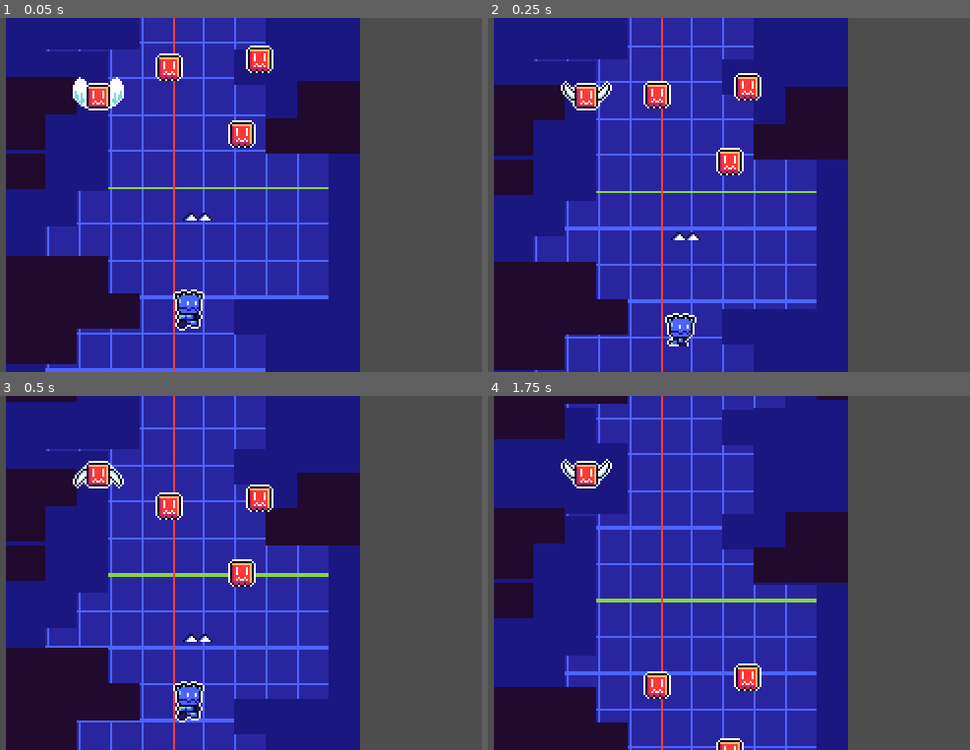
Above: before the commit, frames 1-4 (two rows, left to right).
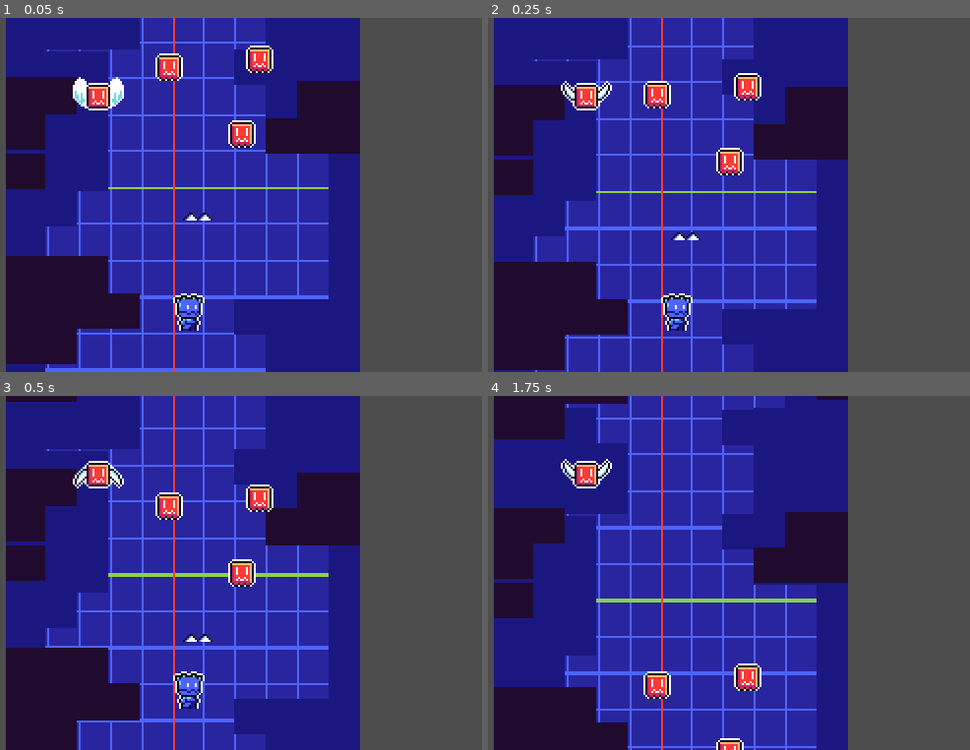
Above: after the commit, the same moments.

Repository: NicolasPetruci/TCC-Faculdade
Game: Godot game, scene res://Scenes/main.tscn
The game is run twice, just before and just after one commit, with the same random seed, the same clock (stepped at 60 frames per second) and the same inputs.
Inputs:
- Up to frame 1 (0.05 s): no input
- Up to frame 2 (0.25 s): no input
- Up to frame 3 (0.5 s): no input
- Up to frame 4 (1.75 s): tap Enter (Esquerda, bound only before the commit) at 0.5 s; hold D (Direita) from 0.53 s (still down); tap Space (Jump, bound only before the commit) at 0.6, 0.77, 1.07, 1.35, 1.52 s

The runs differ from the first frame. In frame 1, 0.5% of the frame differs, in the area x 35-43%, y 76-89%; in frame 2, 0.7%, in the area x 35-44%, y 77-93%; in frame 3, 0.7%; in frame 4, nothing differs.

Commit message:
Andando e Dando Dash

Diff:
--- a/Scenes/obstacle.tscn
+++ b/Scenes/obstacle.tscn
@@ -1,6 +1,6 @@
 [gd_scene load_steps=4 format=3 uid="uid://by00f8w657sk3"]
 
-[ext_resource type="Script" uid="uid://bofewqa5nv8sc" path="res://Scripts/obstacle.gd" id="1_2p81s"]
+[ext_resource type="Script" uid="uid://bofewqa5nv8sc" path="res://Scripts/Obstacle.gd" id="1_2p81s"]
 [ext_resource type="Texture2D" uid="uid://yyskr51nkegp" path="res://Sprites/obstaculo.png" id="1_15o2q"]
 
 [sub_resource type="RectangleShape2D" id="RectangleShape2D_2p81s"]
--- a/Scenes/player.tscn
+++ b/Scenes/player.tscn
@@ -3,13 +3,13 @@
 [ext_resource type="Script" uid="uid://bdcmg3530gysi" path="res://Scripts/player.gd" id="1_cvnsp"]
 [ext_resource type="Texture2D" uid="uid://btvnbfq00vyhd" path="res://Sprites/player.png" id="1_v0iea"]
 
+[sub_resource type="AtlasTexture" id="AtlasTexture_6t5aa"]
+atlas = ExtResource("1_v0iea")
+region = Rect2(0, 48, 48, 48)
+
 [sub_resource type="AtlasTexture" id="AtlasTexture_cvnsp"]
 atlas = ExtResource("1_v0iea")
 region = Rect2(0, 96, 48, 48)
-
-[sub_resource type="AtlasTexture" id="AtlasTexture_6t5aa"]
-atlas = ExtResource("1_v0iea")
-region = Rect2(0, 48, 48, 48)
 
 [sub_resource type="AtlasTexture" id="AtlasTexture_vgqql"]
 atlas = ExtResource("1_v0iea")
@@ -39,18 +39,18 @@
 animations = [{
 "frames": [{
 "duration": 1.0,
+"texture": SubResource("AtlasTexture_6t5aa")
+}],
+"loop": true,
+"name": &"Dash",
+"speed": 5.0
+}, {
+"frames": [{
+"duration": 1.0,
 "texture": SubResource("AtlasTexture_cvnsp")
 }],
 "loop": true,
 "name": &"Idle",
-"speed": 5.0
-}, {
-"frames": [{
-"duration": 1.0,
-"texture": SubResource("AtlasTexture_6t5aa")
-}],
-"loop": true,
-"name": &"Jumping",
 "speed": 5.0
 }, {
 "frames": [{
@@ -85,10 +85,15 @@
 
 [node name="AnimatedSprite2D" type="AnimatedSprite2D" parent="."]
 sprite_frames = SubResource("SpriteFrames_tx1dd")
-animation = &"Jumping"
+animation = &"Dash"
 autoplay = "Idle"
-frame_progress = 0.62683
 
 [node name="CollisionShape2D" type="CollisionShape2D" parent="."]
 position = Vector2(0, -3)
 shape = SubResource("RectangleShape2D_gymyn")
+
+[node name="DashTimer" type="Timer" parent="."]
+one_shot = true
+autostart = true
+
+[connection signal="timeout" from="DashTimer" to="." method="_on_DashTimer_timeout"]
--- a/Scripts/player.gd
+++ b/Scripts/player.gd
@@ -1,32 +1,75 @@
 extends CharacterBody2D
-@export var gravity := 800.0
-@export var jump_force := 350.0
-@export var speed := 300.0
+
+@export var speed := 200.0
+@export var dash_speed := 600.0
+@export var dash_time := 0.1
+@export var dash_cooldown := 3.0
+
+@onready var anim = $AnimatedSprite2D
+@onready var dash_timer_node = $DashTimer  # o nó precisa se chamar "DashTimer" no editor
+
+var is_dashing := false
+var dash_timer := 0.0
+var can_dash := true
+var direction := Vector2.ZERO
 
 
+func _physics_process(delta):
+	var input_dir = Vector2.ZERO
 
-@onready var anim = $AnimatedSprite2D
+	# Movimento normal
+	if Input.is_action_pressed("Direita"):
+		input_dir.x += 1
+	if Input.is_action_pressed("Esquerda"):
+		input_dir.x -= 1
+	if Input.is_action_pressed("Baixo"):
+		input_dir.y += 1
+	if Input.is_action_pressed("Cima"):
+		input_dir.y -= 1
 
-func _physics_process(delta):
-	if not is_on_floor():
-		velocity.y += gravity * delta
+	input_dir = input_dir.normalized()
+
+	# Atualiza direção para dash
+	if input_dir != Vector2.ZERO:
+		direction = input_dir
+
+	# Inicia dash
+	if Input.is_action_just_pressed("Dash") and can_dash and direction != Vector2.ZERO:
+		start_dash()
+
+	# Executa dash
+	if is_dashing:
+		dash_timer -= delta
+		if dash_timer <= 0.0:
+			stop_dash()
+		else:
+			velocity = direction * dash_speed
 	else:
-		velocity.y = 0
+		velocity = input_dir * speed
 
-	if Input.is_action_just_pressed("Jump") and is_on_floor():
-		velocity.y = -jump_force
+	move_and_slide()
 
-	var direction = Input.get_axis("Esquerda", "Direita")
-	velocity.x = direction * speed
-
-	if direction > 0:
-		anim.flip_h = false
-	elif direction < 0:
-		anim.flip_h = true
+	# Animações
+	if is_dashing:
+		anim.play("Dash")
+	elif input_dir != Vector2.ZERO:
+		anim.play("Running")
+		anim.flip_h = input_dir.x < 0
+	else:
+		anim.play("Idle")
 
 
-	if not is_on_floor():
-		anim.play("Jumping")
-	else:
-		anim.play("Running")
-	move_and_slide()
+func start_dash():
+	is_dashing = true
+	can_dash = false
+	dash_timer = dash_time
+	anim.play("Dash")
+	dash_timer_node.start(dash_cooldown)
+
+
+func stop_dash():
+	is_dashing = false
+
+
+func _on_DashTimer_timeout():
+	can_dash = true
--- a/project.godot
+++ b/project.godot
@@ -28,7 +28,7 @@
 
 [input]
 
-Jump={
+Dash={
 "deadzone": 0.2,
 "events": [Object(InputEventKey,"resource_local_to_scene":false,"resource_name":"","device":-1,"window_id":0,"alt_press …(191 unchanged characters)…
 ]
@@ -40,7 +40,17 @@
 }
 Esquerda={
 "deadzone": 0.2,
-"events": [Object(InputEventKey,"resource_local_to_scene":fa …(140 unchanged characters)… d":false,"keycode":0,"physical_keycode":4194309,"key_label":0,"unicode":0,"location":0,"echo":false,"script":null)
+"events": [Object(InputEventKey,"resource_local_to_scene":fa …(140 unchanged characters)… d":false,"keycode":0,"physical_keycode":65,"key_label":0,"unicode":97,"location":0,"echo":false,"script":null)
+]
+}
+Cima={
+"deadzone": 0.2,
+"events": [Object(InputEventKey,"resource_local_to_scene":false,"resource_name":"","device":-1,"window_id":0,"alt_pressed":false,"shift_pressed":false,"ctrl_pressed":false,"meta_pressed":false,"pressed":false,"keycode":0,"physical_keycode":87,"key_label":0,"unicode":119,"location":0,"echo":false,"script":null)
+]
+}
+Baixo={
+"deadzone": 0.2,
+"events": [Object(InputEventKey,"resource_local_to_scene":false,"resource_name":"","device":-1,"window_id":0,"alt_pressed":false,"shift_pressed":false,"ctrl_pressed":false,"meta_pressed":false,"pressed":false,"keycode":0,"physical_keycode":83,"key_label":0,"unicode":115,"location":0,"echo":false,"script":null)
 ]
 }
 
